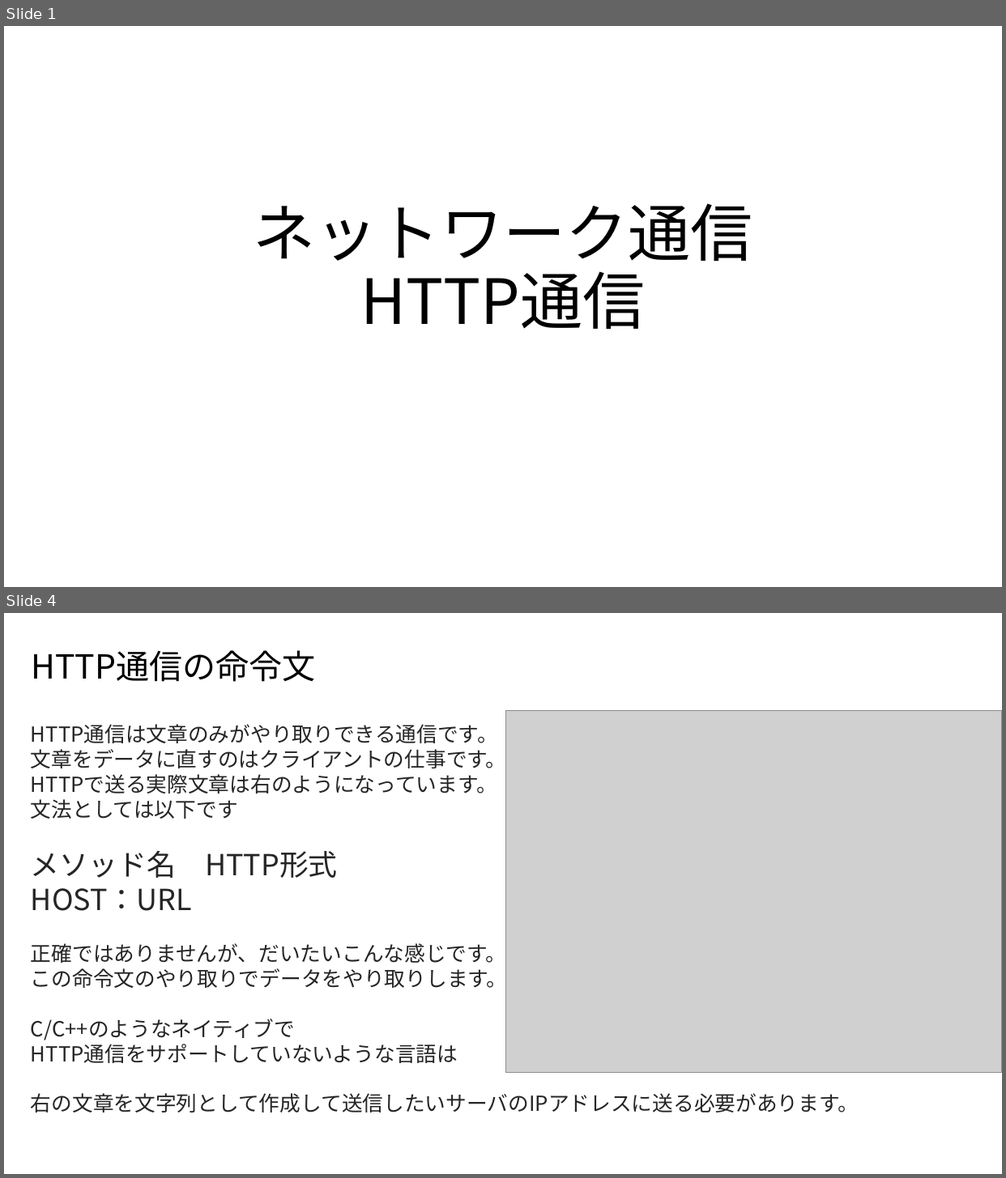
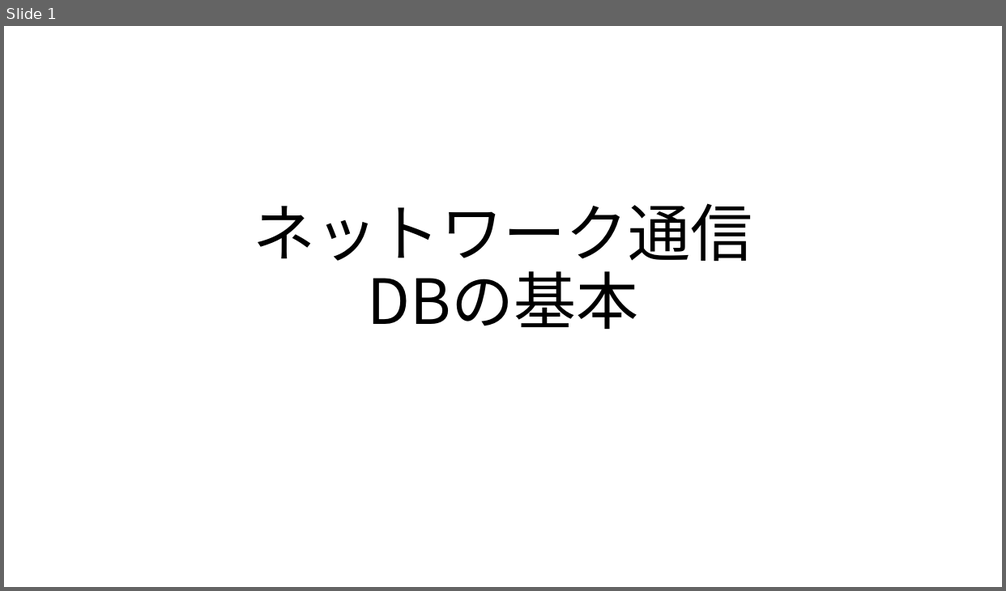
Before and after one commit to MahiroCreative/GameEngineFor2022, a slide deck: 2.SecondSemester/2.ネットワーク通信_データベースの基本.pptx. Shown one above the other, each under a label of ours: slides 1 and 4 before the commit, slide 1 after it; the slides between them are not shown. The pictures are 1006x1178 and 1006x591 pixels, drawn with LibreOffice and Linux fonts; fonts in the diff are those of the drawing; grey boxes stand for pictures. Boxes give left, top, right and bottom in pixels: in the first picture for what was removed or moved away, otherwise in the second. Text is boxed around its words. In the diff, an @@ line names an element or a change of style, - is before the commit and + after.

```diff
--- a/2.SecondSemester/2.ネットワーク通信_データベースの基本.pptx
+++ b/2.SecondSemester/2.ネットワーク通信_データベースの基本.pptx
@@ slide 4 removed at (4, 613, 1002, 1174), background #FFFFFF @@
@@ title removed at (31, 650, 316, 682) @@
-HTTP通信の命令文
@@ text removed at (31, 724, 859, 1113) @@
-HTTP通信は文章のみがやり取りできる通信です。
-文章をデータに直すのはクライアントの仕事です。
-HTTPで送る実際文章は右のようになっています。
-文法としては以下です
-メソッド名 HTTP形式
-HOST：URL
-正確ではありませんが、だいたいこんな感じです。
-この命令文のやり取りでデータをやり取りします。
-C/C++のようなネイティブで
-HTTP通信をサポートしていないような言語は
-右の文章を文字列として作成して送信したいサーバのIPアドレスに送る必要があります。
@@ picture removed at (506, 710, 1002, 1072) @@
@@ slide 1 changed as well @@
@@ title at (253, 203, 752, 329): text changed @@
-ネットワーク通信
-HTTP通信
+ネットワーク通信
+DBの基本
```
Also in this commit, not shown: 2 slides added, 7 other slides removed, 1 other file.
